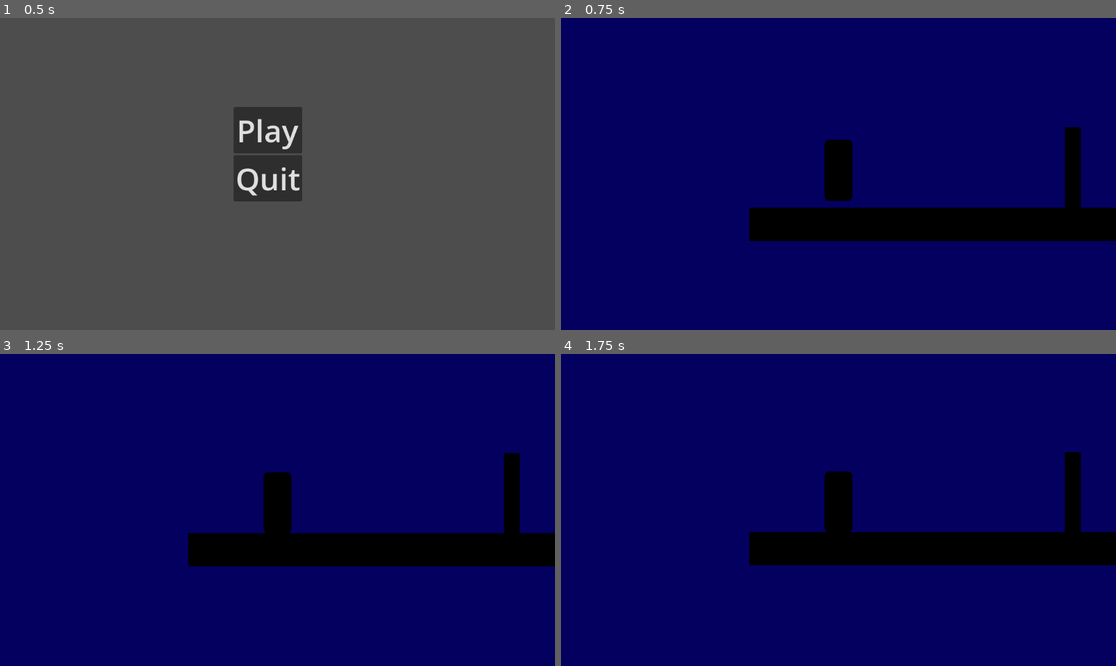
Above: before the commit, frames 1-4 (two rows, left to right).
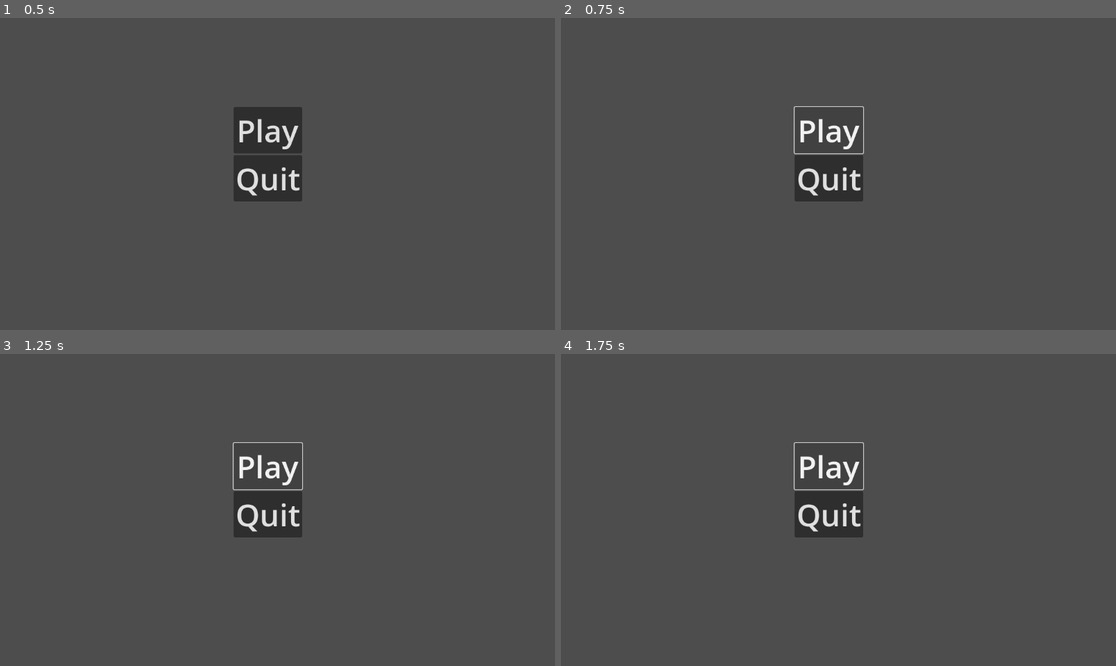
Above: after the commit, the same moments.

Repository: prejammers/godot-platformer
Game: Godot game, scene res://scene/Menu/menu.tscn
The game is run twice, just before and just after one commit, with the same random seed, the same clock (stepped at 60 frames per second) and the same inputs. Before the commit the project starts from res://scene/menu.tscn. The engine's default icon, where the game draws it, is replaced by a stand-in: a white triangle on a blue panel in a dark square.
Inputs (mouse positions are in pixels of both pictures, inside the frame that each line leads up to):
- Up to frame 1 (0.5 s): no input
- Up to frame 2 (0.75 s): click "Play" at 0.5 s
- Up to frame 3 (1.25 s): no input
- Up to frame 4 (1.75 s): click (827, 466) at 1.25 s, where only the run after the commit has a clickable "Play"

Frame 1 is identical in both runs. In frame 2, 100% of the frame differs, in the area x 0-100%, y 0-100%; in frame 3, 100%; in frame 4, 100%.

Commit message:
fixed pause menu

Diff:
--- a/project.godot
+++ b/project.godot
@@ -10,7 +10,7 @@
 
 [application]
 
-run/main_scene="res://scene/menu.tscn"
+run/main_scene="res://scene/Menu/menu.tscn"
 config/features=PackedStringArray("4.2", "Forward Plus")
 config/icon="res://icon.svg"
 
@@ -43,3 +43,9 @@
 "events": [Object(InputEventKey,"resource_local_to_scene":false,"resource_name":"","device":-1,"window_id":0,"alt_press …(182 unchanged characters)…
 ]
 }
+Inventory={
+"deadzone": 0.5,
+"events": [Object(InputEventKey,"resource_local_to_scene":false,"resource_name":"","device":-1,"window_id":0,"alt_pressed":false,"shift_pressed":false,"ctrl_pressed":false,"meta_pressed":false,"pressed":false,"keycode":0,"physical_keycode":73,"key_label":0,"unicode":105,"echo":false,"script":null)
+, Object(InputEventKey,"resource_local_to_scene":false,"resource_name":"","device":-1,"window_id":0,"alt_pressed":false,"shift_pressed":false,"ctrl_pressed":false,"meta_pressed":false,"pressed":false,"keycode":0,"physical_keycode":4194306,"key_label":0,"unicode":0,"echo":false,"script":null)
+]
+}
--- a/scene/pause_menu.tscn
+++ b/scene/Menu/pause_menu.tscn
@@ -1,6 +1,6 @@
 [gd_scene load_steps=2 format=3 uid="uid://chsx24ortjlhy"]
 
-[ext_resource type="Script" path="res://scripts/pause_menu.gd" id="1_fmuq7"]
+[ext_resource type="Script" path="res://scripts/MenuScripts/pause_menu.gd" id="1_fmuq7"]
 
 [node name="Pause_Menu" type="Control"]
 layout_mode = 3
--- a/scene/player.tscn
+++ b/scene/player.tscn
@@ -1,7 +1,8 @@
-[gd_scene load_steps=4 format=3 uid="uid://i7acxieay1og"]
+[gd_scene load_steps=5 format=3 uid="uid://i7acxieay1og"]
 
 [ext_resource type="Script" path="res://scripts/player.gd" id="1_evnxh"]
 [ext_resource type="Texture2D" uid="uid://b7kujf4q4cvul" path="res://icon.svg" id="1_ynbo7"]
+[ext_resource type="PackedScene" uid="uid://chsx24ortjlhy" path="res://scene/Menu/pause_menu.tscn" id="3_6xkaq"]
 
 [sub_resource type="RectangleShape2D" id="RectangleShape2D_3voon"]
 size = Vector2(128, 273)
@@ -23,3 +24,17 @@
 position = Vector2(2.08165e-12, -100)
 zoom = Vector2(0.46, 0.46)
 position_smoothing_enabled = true
+
+[node name="Pause_Menu" parent="Camera2D" instance=ExtResource("3_6xkaq")]
+visible = false
+anchors_preset = 8
+anchor_left = 0.5
+anchor_top = 0.5
+anchor_right = 0.5
+anchor_bottom = 0.5
+offset_left = 475.0
+offset_top = 422.0
+offset_right = 475.0
+offset_bottom = 422.0
+size_flags_horizontal = 4
+size_flags_vertical = 4
--- a/scene/world.tscn
+++ b/scene/world.tscn
@@ -2,7 +2,7 @@
 
 [ext_resource type="PackedScene" uid="uid://i7acxieay1og" path="res://scene/player.tscn" id="1_aew1j"]
 [ext_resource type="Script" path="res://scripts/world.gd" id="1_gkxe2"]
-[ext_resource type="PackedScene" uid="uid://chsx24ortjlhy" path="res://scene/pause_menu.tscn" id="3_ygyix"]
+[ext_resource type="PackedScene" uid="uid://chsx24ortjlhy" path="res://scene/Menu/pause_menu.tscn" id="3_ygyix"]
 [ext_resource type="PackedScene" path="res://scene/platform.tscn" id="4_w0tq1"]
 
 [sub_resource type="QuadMesh" id="QuadMesh_dfpqx"]
--- /dev/null
+++ b/scripts/Inventory/inventory_item.gd
@@ -0,0 +1,6 @@
+extends Resource
+
+class_name InvItem
+
+@export var name: String = ""
+@export var texture: Texture2D
Renamed: scene/menu.tscn -> scene/Menu/menu.tscn
Renamed: scripts/Menu.gd -> scripts/MenuScripts/Menu.gd
Renamed: scripts/pause_menu.gd -> scripts/MenuScripts/pause_menu.gd
